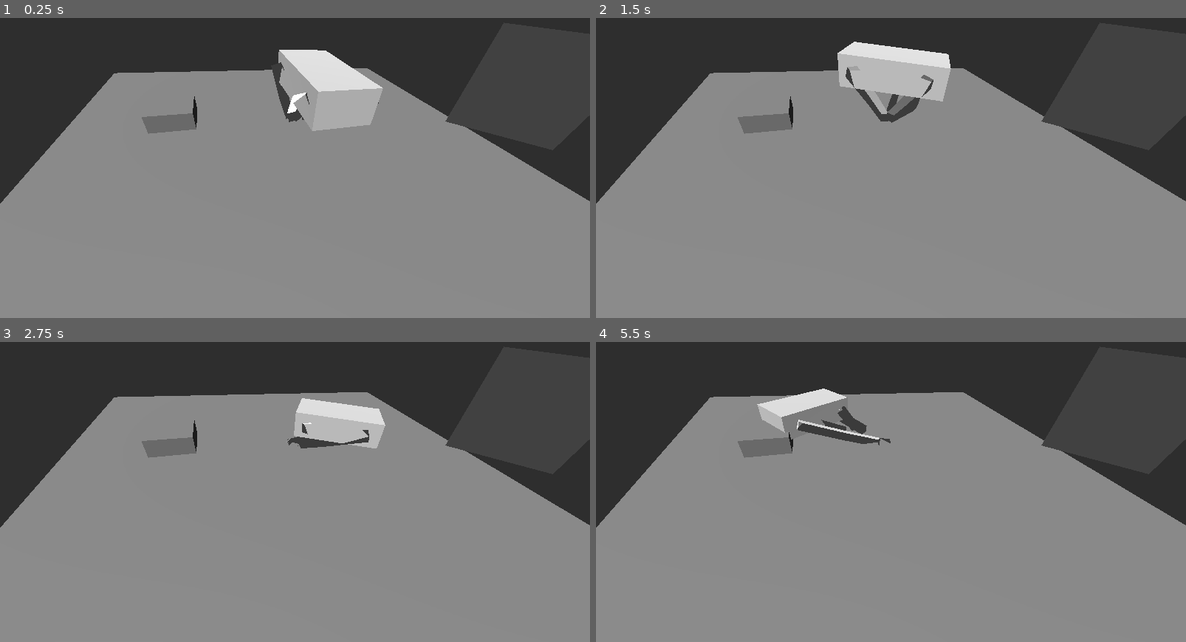
Above: before the commit, frames 1-4 (two rows, left to right).
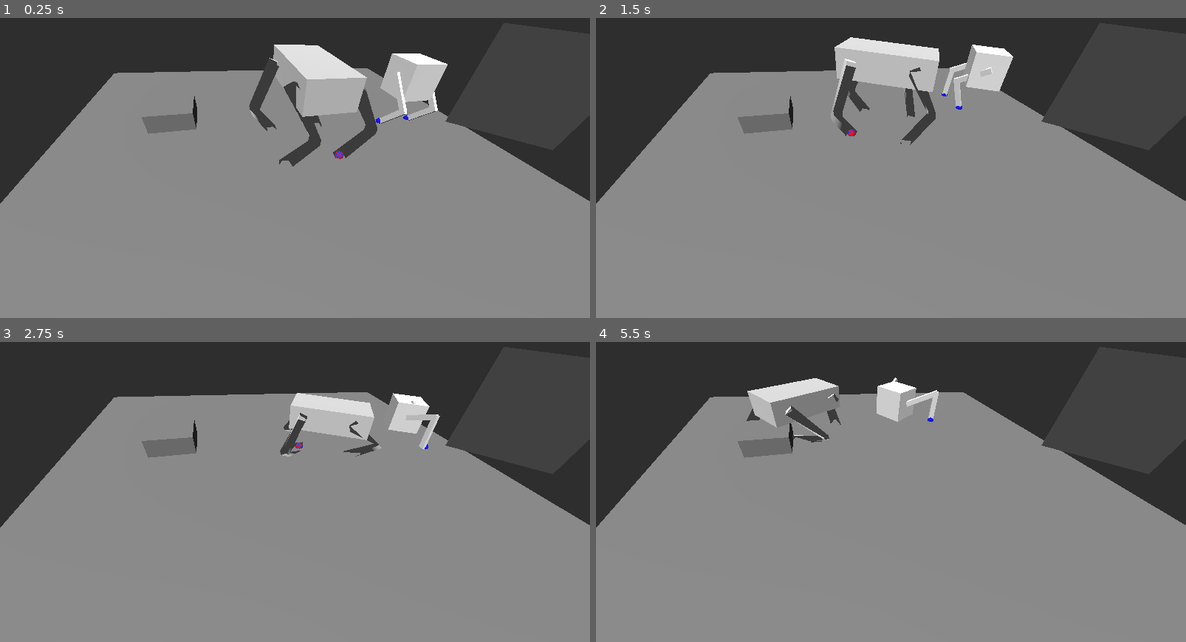
Above: after the commit, the same moments.

Repository: Jude010/C18405736_FYP
Game: Godot game, scene res://world.tscn
Two runs of this game, one before a commit and one after it. Both use one fixed random seed, a clock stepped at 60 frames per second and the inputs below.
Inputs:
- Up to frame 1 (0.25 s): no input
- Up to frame 2 (1.5 s): tap Enter at 0.5 s; hold D (right) 0.53-1.28 s; hold Q (rot_anti_clockwise) 0.53-1.28 s; hold S (back) from 1.28 s (still down); tap E (rot_clockwise) at 1.35 s
- Up to frame 3 (2.75 s): release S (back) at 2.03 s; hold D (right) from 2.03 s (still down); hold Shift (shift) from 2.03 s (still down)
- Up to frame 4 (5.5 s): release D (right) at 2.78 s; release Shift (shift) at 2.78 s; hold W (forward) 2.78-3.53 s; tap Space (space) at 2.85 s; hold Q (rot_anti_clockwise) 3.53-4.28 s; hold A (left) 3.53-5.03 s; tap E (rot_clockwise) at 4.35 s; hold S (back) from 5.03 s (still down); hold Shift (shift) from 5.03 s (still down)

The runs differ from the first frame. In frame 1, 4.5% of the frame differs, in the area x 42-76%, y 8-50%; in frame 2, 3.9%; in frame 3, 2.5%; in frame 4, 3.0%.

Commit message:
legs working 1

Diff:
--- a/XR_test.tscn
+++ b/XR_test.tscn
@@ -1,6 +1,14 @@
 [gd_scene format=3 uid="uid://b6nfoof524ww7"]
 
 [ext_resource type="Script" uid="uid://d1pxc62wsvn8" path="res://xr_test.gd" id="1_trxxl"]
+
+[sub_resource type="SphereMesh" id="SphereMesh_trxxl"]
+radius = 0.1
+height = 0.2
+
+[sub_resource type="SphereMesh" id="SphereMesh_cj746"]
+radius = 0.1
+height = 0.2
 
 [node name="Node3D" type="Node3D" unique_id=1493577239]
 script = ExtResource("1_trxxl")
@@ -14,6 +22,12 @@
 transform = Transform3D(1, 0, 0, 0, 1, 0, 0, 0, 1, 0.5, 1, -0.5)
 tracker = &"right_hand"
 
+[node name="MeshInstance3D" type="MeshInstance3D" parent="XROrigin3D/RightHand" unique_id=863911734]
+mesh = SubResource("SphereMesh_trxxl")
+
 [node name="LeftHand" type="XRController3D" parent="XROrigin3D" unique_id=378464464]
 transform = Transform3D(1, 0, 0, 0, 1, 0, 0, 0, 1, -0.5, 1, -0.5)
 tracker = &"left_hand"
+
+[node name="MeshInstance3D" type="MeshInstance3D" parent="XROrigin3D/LeftHand" unique_id=795121266]
+mesh = SubResource("SphereMesh_cj746")
--- a/project.godot
+++ b/project.godot
@@ -66,6 +66,7 @@
 
 rendering_device/driver.windows="d3d12"
 renderer/rendering_method="mobile"
+textures/vram_compression/import_etc2_astc=true
 
 [xr]
 
--- a/quadraped.gd
+++ b/quadraped.gd
@@ -4,10 +4,10 @@
 @export var speed_r:int = 3
 
 func _process(_delta: float) -> void:
-	$Body/quadraped/Armature/Skeleton3D/FABRIK3D/FrontLeft_target.position = $Body/springs/SpringArmFrontLeft/Front_left_spring.position
-	$Body/quadraped/Armature/Skeleton3D/FABRIK3D/FrontRight_target.position = $Body/springs/SpringArmFrontRight/Front_right_spring.position
-	$Body/quadraped/Armature/Skeleton3D/FABRIK3D/BackLeft_target.position = $Body/springs/SpringArmBackLeft/Back_left_spring.position
-	$Body/quadraped/Armature/Skeleton3D/FABRIK3D/BackRight_target.position = $Body/springs/SpringArmBackRight/Back_right_spring.position
+	$Body/quadraped/Armature/Skeleton3D/FABRIK3D/FrontLeft_target.global_position = $Body/springs/SpringArmFrontLeft/Front_left_spring.global_position
+	$Body/quadraped/Armature/Skeleton3D/FABRIK3D/FrontRight_target.global_position = $Body/springs/SpringArmFrontRight/Front_right_spring.global_position
+	$Body/quadraped/Armature/Skeleton3D/FABRIK3D/BackLeft_target.global_position = $Body/springs/SpringArmBackLeft/Back_left_spring.global_position
+	$Body/quadraped/Armature/Skeleton3D/FABRIK3D/BackRight_target.global_position = $Body/springs/SpringArmBackRight/Back_right_spring.global_position
 
 func _physics_process(delta: float) -> void:
 	var dir:Vector3 = Vector3.ZERO
--- a/quadraped.tscn
+++ b/quadraped.tscn
@@ -2,7 +2,16 @@
 
 [ext_resource type="Script" uid="uid://c8uugmi011lxr" path="res://quadraped.gd" id="2_3aa5h"]
 
+[sub_resource type="StandardMaterial3D" id="StandardMaterial3D_ny2kr"]
+albedo_color = Color(0, 0.23921569, 1, 1)
+
+[sub_resource type="SphereMesh" id="SphereMesh_3aa5h"]
+material = SubResource("StandardMaterial3D_ny2kr")
+radius = 0.1
+height = 0.2
+
 [sub_resource type="BoxShape3D" id="BoxShape3D_ny2kr"]
+size = Vector3(1, 0.5996094, 1.9991455)
 
 [sub_resource type="StandardMaterial3D" id="StandardMaterial3D_lcpmx"]
 resource_name = "Material"
@@ -169,38 +178,53 @@
 }]
 blend_shape_mode = 0
 
+[sub_resource type="StandardMaterial3D" id="StandardMaterial3D_dak58"]
+albedo_color = Color(1, 0, 0, 1)
+
+[sub_resource type="SphereMesh" id="SphereMesh_fulsv"]
+material = SubResource("StandardMaterial3D_dak58")
+radius = 0.1
+height = 0.2
+
 [node name="quadNode" type="Node3D" unique_id=1317840261]
 script = ExtResource("2_3aa5h")
 
 [node name="Body" type="CharacterBody3D" parent="." unique_id=1223328751]
 collision_mask = 3
 
-[node name="springs" type="Node" parent="Body" unique_id=1325103407]
+[node name="springs" type="Node3D" parent="Body" unique_id=1346973566]
 
 [node name="SpringArmBackRight" type="SpringArm3D" parent="Body/springs" unique_id=1159034057]
-transform = Transform3D(-4.371139e-08, -1, 0, 1, -4.371139e-08, 0, 0, 0, 1, 0.6051955, 5.3036704e-08, 0.6385986)
+transform = Transform3D(1, 0, 0, 0, -4.371139e-08, -1, 0, 1, -4.371139e-08, 0.60238945, 5.3036704e-08, 0.6385986)
 collision_mask = 2
+spring_length = 4.0
 
 [node name="Back_right_spring" type="Marker3D" parent="Body/springs/SpringArmBackRight" unique_id=1117180272]
-transform = Transform3D(1, 0, 0, 0, 1, 0, 0, 0, 1, 0, -1.3005003, 0.008872688)
+transform = Transform3D(1, 0, 0, 0, 1, 0, 0, 0, 1, 5.8034047e-08, 0.027164102, 0.008872688)
 
 [node name="SpringArmBackLeft" type="SpringArm3D" parent="Body/springs" unique_id=1935929896]
-transform = Transform3D(-4.371139e-08, -1, 0, 1, -4.371139e-08, 0, 0, 0, 1, -0.60814285, 5.6846666e-08, 0.61932725)
+transform = Transform3D(1, 0, 0, 0, -4.371139e-08, -1, 0, 1, -4.371139e-08, -0.60814285, 5.6846666e-08, 0.61932725)
 collision_mask = 2
+spring_length = 4.0
 
 [node name="Back_left_spring" type="Marker3D" parent="Body/springs/SpringArmBackLeft" unique_id=603260610]
 
 [node name="SpringArmFrontRight" type="SpringArm3D" parent="Body/springs" unique_id=1423428704]
-transform = Transform3D(-1, -8.742278e-08, 0, 8.742278e-08, -1, 0, 0, 0, 1, 0.6246825, 0.0132851, -0.68117285)
+transform = Transform3D(1, 0, 0, 0, -4.371139e-08, -1, 0, 1, -4.371139e-08, 0.6246825, 0.0132851, -0.68117285)
 collision_mask = 2
+spring_length = 4.0
 
 [node name="Front_right_spring" type="Marker3D" parent="Body/springs/SpringArmFrontRight" unique_id=476790007]
 
 [node name="SpringArmFrontLeft" type="SpringArm3D" parent="Body/springs" unique_id=1927394905]
-transform = Transform3D(1.9106855e-15, 4.371139e-08, -1, 1, -4.371139e-08, 0, -4.371139e-08, -1, -4.371139e-08, -0.60814285, 0, -0.6811729)
+transform = Transform3D(1, 0, 0, 0, -4.371139e-08, -1, 0, 1, -4.371139e-08, -0.60814285, 0, -0.6811729)
 collision_mask = 2
+spring_length = 4.0
 
 [node name="Front_left_spring" type="Marker3D" parent="Body/springs/SpringArmFrontLeft" unique_id=457212629]
+
+[node name="MeshInstance3D" type="MeshInstance3D" parent="Body/springs/SpringArmFrontLeft/Front_left_spring" unique_id=1545956465]
+mesh = SubResource("SphereMesh_3aa5h")
 
 [node name="Camera_Marker" type="Node3D" parent="Body" unique_id=1020077780]
 transform = Transform3D(1, 0, 0, 0, 1, 0, 0, 0, 1, 0, 0, -0.9325656)
@@ -396,6 +420,9 @@
 transform = Transform3D(-7.499258e-10, -4.3704958e-08, -1, -0.9998529, 0.017156303, 0, 0.017156303, 0.9998529, -4.371139e-08, -0.66040045, -2.2393277, -0.6896806)
 top_level = true
 
+[node name="MeshInstance3D" type="MeshInstance3D" parent="Body/quadraped/Armature/Skeleton3D/FABRIK3D/FrontLeft_target" unique_id=1958253233]
+mesh = SubResource("SphereMesh_fulsv")
+
 [node name="FrontRight_target" type="Marker3D" parent="Body/quadraped/Armature/Skeleton3D/FABRIK3D" unique_id=1156747205]
 transform = Transform3D(-7.4992584e-10, -4.3704958e-08, -1, -0.9998529, 0.017156303, 0, 0.017156303, 0.9998529, -4.371139e-08, 0.6119732, -1.990169, -0.70568985)
 top_level = true
--- a/world.tscn
+++ b/world.tscn
@@ -51,8 +51,7 @@
 mesh = SubResource("PlaneMesh_dwbse")
 
 [node name="biped" parent="." unique_id=1569417417 instance=ExtResource("1_f3sb7")]
-transform = Transform3D(1, 0, 0, 0, 1, 0, 0, 0, 1, 0.2690643, -0.56625175, 0.47119194)
-visible = false
+transform = Transform3D(1, 0, 0, 0, 1, 0, 0, 0, 1, -2.991304, -0.56625175, 0.47119194)
 
 [node name="Camera3D" type="Camera3D" parent="." unique_id=1611717442]
 transform = Transform3D(-0.94823116, -0.12987109, 0.2898125, 0.08266293, 0.7801749, 0.62007594, -0.30663437, 0.61193204, -0.7290505, 1.6828055, 2.9455957, -3.8135173)
Not shown, added: addons/godotopenxrvendors/plugin.gdextension.uid
Not shown, added: export_presets.cfg
Not shown, added: addons/godotopenxrvendors/.bin/android/debug/godotopenxr-androidxr-debug.aar
Not shown, added: addons/godotopenxrvendors/.bin/android/debug/godotopenxr-khronos-debug.aar
Not shown, added: addons/godotopenxrvendors/.bin/android/debug/godotopenxr-lynx-debug.aar
Not shown, added: addons/godotopenxrvendors/.bin/android/debug/godotopenxr-magicleap-debug.aar
Not shown, added: addons/godotopenxrvendors/.bin/android/debug/godotopenxr-meta-debug.aar
Not shown, added: addons/godotopenxrvendors/.bin/android/debug/godotopenxr-pico-debug.aar
Not shown, added: addons/godotopenxrvendors/.bin/android/release/godotopenxr-androidxr-release.aar
Not shown, added: addons/godotopenxrvendors/.bin/android/release/godotopenxr-khronos-release.aar
Not shown, added: addons/godotopenxrvendors/.bin/android/release/godotopenxr-lynx-release.aar
Not shown, added: addons/godotopenxrvendors/.bin/android/release/godotopenxr-magicleap-release.aar
(and 23 more such lines)
